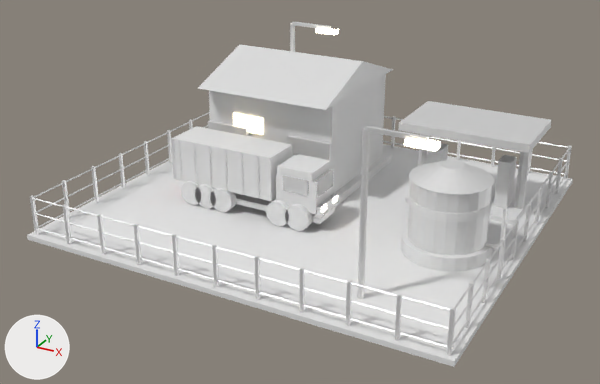
Renders of the FBX model Assets/Art/KayseriIsland/Models/Gold/Phase1/Fleet_P1.fbx from each side of a commit.
Both versions are drawn from a camera (50 mm lens) standing at (-5.1, -64.4, 30.2) and looking at (-27.5, -23.8, 9.8). Lighting does not change. The marker at lower left points along +X, +Y and +Z. The first picture is the older version. Where no turn or scale is listed for an object, it has been applied to the vertices. Vertices at exactly the same position are counted once.

Objects in the first picture: 'Fleet.Doors', 'Fleet.Fence', 'Fleet.FuelIsland', 'Fleet.FuelTank', 'Fleet.Garage', 'Fleet.Lamp0', 'Fleet.Lamp1', 'Fleet.Parked0', 'Fleet.Yard'.
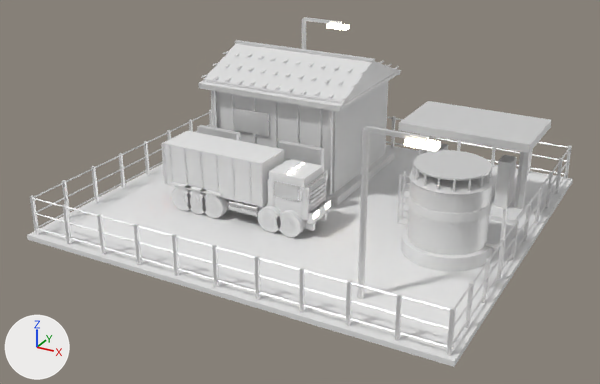
Patch to the scene script:
```diff
--- a/Assets/Art/KayseriIsland/Models/Gold/Phase1/Fleet_P1.fbx.py
+++ b/Assets/Art/KayseriIsland/Models/Gold/Phase1/Fleet_P1.fbx.py
@@ me_fleet_trucksrc_001 @@
-me_fleet_trucksrc_001.from_pydata(...)  # 408 vertices, 696 faces; spans x -5.45..4.95, y -1.46..1.46, z 0.0..4.18
+me_fleet_trucksrc_001.from_pydata(...)  # 1180 vertices, 2028 faces; spans x -5.45..4.95, y -1.71..1.71, z 0.0..4.18
+# me_fleet_trucksrc_001 part 6: a new loose piece, a box spanning x -4.79..4.79, y -0.85..-0.59, z 0.49..0.96, in mat_steel_dk (white #e7e7e7)
+# me_fleet_trucksrc_001 part 7: a new loose piece, a 12-sided cylinder along y spanning x 3.0..3.99, y -1.48..-0.88, z 0.3..1.29, in mat_steel_dk (white #e7e7e7)
+# me_fleet_trucksrc_001 part 8: a new loose piece, a 12-sided cylinder along y spanning x 1.71..2.7, y -1.48..-0.88, z 0.3..1.29, in mat_steel_dk (white #e7e7e7)
+# me_fleet_trucksrc_001 part 9: a new loose piece, a 12-sided cylinder along y spanning x -2.32..-1.33, y -1.48..-0.88, z 0.3..1.29, in mat_steel_dk (white #e7e7e7)
+# me_fleet_trucksrc_001 part 10: a new loose piece, a 12-sided cylinder along y spanning x -3.46..-2.47, y -1.48..-0.88, z 0.3..1.29, in mat_steel_dk (white #e7e7e7)
+# me_fleet_trucksrc_001 part 11: a new loose piece, a 12-sided cylinder along y spanning x -4.52..-3.53, y -1.48..-0.88, z 0.3..1.29, in mat_steel_dk (white #e7e7e7)
+# me_fleet_trucksrc_001 part 12: a new loose piece, a box spanning x -2.55..-1.1, y -1.56..-0.8, z 1.61..1.73, in mat_white (white #e7e7e7)
+# me_fleet_trucksrc_001 part 13: 51 vertices moved from x -4.72..3.89, y -1.46..1.46, z 0.11..1.49 to x -4.81..3.84, y -1.46..1.46, z 0.08..1.52; 157 vertices removed from x -4.83..4.79, y -1.46..1.46, z 0.11..1.49; 409 vertices added at x -4.81..4.7, y -1.71..1.71, z 0.08..3.82
+# other edits to the shape of me_fleet_trucksrc_001 do not show in these pictures
 me_fleet_trucksrc_001.materials.append(mat_steel_dk)
@@ me_fleet_trucksrc_001 @@
 me_fleet_trucksrc_001.materials.append(mat_taillight)
+me_fleet_trucksrc_001.materials.append(mat_steel_lt)  # white #e7e7e7
@@ me_fleet_garage_001 @@
-me_fleet_garage_001.from_pydata(...)  # 54 vertices, 80 faces; spans x -5.0..5.0, y -5.1..5.1, z 0.0..8.26
+me_fleet_garage_001.from_pydata(...)  # 990 vertices, 1484 faces; spans x -5.17..5.17, y -4.67..4.67, z 0.0..8.36
+# me_fleet_garage_001 part 1: the loose piece of 6 vertices spanning x -4.6..4.6, y -5.1..5.1, z 6.5..8.26 is scaled about its middle by (1.11, 0.902, 1)
+# me_fleet_garage_001 part 2: 704 vertices added at x -5.17..5.17, y -4.67..4.67, z 0.5..8.36
+# other edits to the shape of me_fleet_garage_001 do not show in these pictures
 me_fleet_garage_001.materials.append(mat_concrete_dk)
@@ me_fleet_garage_001 @@
 me_fleet_garage_001.materials.append(mat_winlight)
+me_fleet_garage_001.materials.append(mat_steel)  # white #e7e7e7
@@ me_fleet_fueltank_001 @@
-me_fleet_fueltank_001.from_pydata(...)  # 224 vertices, 420 faces; spans x -2.53..3.22, y -2.53..2.53, z 0.0..5.15
+me_fleet_fueltank_001.from_pydata(...)  # 528 vertices, 916 faces; spans x -2.87..3.22, y -2.53..2.53, z 0.0..5.18
+# me_fleet_fueltank_001 part 3: a new loose piece, a 24-sided cylinder along z spanning x -2.09..2.09, y -2.09..2.09, z 5.095..5.185, in mat_steel_dk (white #e7e7e7)
+# me_fleet_fueltank_001 part 4: a new loose piece, a box spanning x -2.865..-2.775, y 0.255..0.345, z 1.1..4.1, in mat_steel_dk (white #e7e7e7)
+# me_fleet_fueltank_001 part 5: a new loose piece, a box spanning x -2.865..-2.775, y -0.345..-0.255, z 1.1..4.1, in mat_steel_dk (white #e7e7e7)
+# other edits to the shape of me_fleet_fueltank_001 do not show in these pictures
 me_fleet_fueltank_001.materials.append(mat_concrete_dk)
@@ ob_fleet_parked0 @@
 ob_fleet_parked0 = bpy.data.objects.new('Fleet.Parked0', me_fleet_trucksrc_001)
-ob_fleet_parked0.location = (-30.0, -24.5, 8.39)
+ob_fleet_parked0.location = (-30.0, -25.46, 8.39)
@@ ob_fleet_garage @@
 ob_fleet_garage = bpy.data.objects.new('Fleet.Garage', me_fleet_garage_001)
-ob_fleet_garage.location = (-31.0, -17.5, 8.39)
+ob_fleet_garage.location = (-31.0, -17.08, 8.39)
@@ ob_fleet_doors @@
 ob_fleet_doors = bpy.data.objects.new('Fleet.Doors', me_fleet_doors_001)
-ob_fleet_doors.location = (0.0, 0.0, 8.09)
+ob_fleet_doors.location = (0.0, -1.15, 8.09)
@@ ob_fleet_lamp0 @@
 ob_fleet_lamp0 = bpy.data.objects.new('Fleet.Lamp0', me_fleet_lamp0_001)
-ob_fleet_lamp0.location = (-34.0, -13.0, 8.39)
+ob_fleet_lamp0.location = (-34.0, -11.31, 8.39)
```

Where the change shows, as pixel boxes [x1, y1, x2, y2] in the pictures (600 x 384 px; the box of a moved part takes in the faces that stretch with it):
'Fleet.Garage', reshaped, moved: before [198, 45, 393, 207]; after [198, 40, 401, 205]
'Fleet.Parked0', reshaped, moved: before [171, 126, 338, 231]; after [161, 131, 331, 237]
'Fleet.FuelTank', reshaped (9% taller): before [401, 160, 508, 272]; after [397, 150, 508, 272]
'Fleet.Doors', moved: before [208, 120, 333, 169]; after [197, 125, 324, 173]
'Fleet.Lamp0', moved: before [290, 22, 339, 52]; after [302, 17, 349, 49]
part 1 of me_fleet_garage_001, moved or reshaped: before [198, 45, 393, 110]; after [200, 44, 399, 106]
part 2 of me_fleet_garage_001, added: after [198, 40, 401, 195]
part 3 of me_fleet_fueltank_001, added: after [413, 150, 492, 181]
part 4 of me_fleet_fueltank_001, added: after [401, 171, 406, 220]
part 5 of me_fleet_fueltank_001, added: after [397, 174, 402, 224]
part 6 of me_fleet_trucksrc_001, added: after [227, 201, 315, 230]
part 7 of me_fleet_trucksrc_001, added: after [281, 217, 296, 233]
part 8 of me_fleet_trucksrc_001, added: after [262, 213, 276, 228]
part 9 of me_fleet_trucksrc_001, added: after [205, 199, 218, 214]
part 10 of me_fleet_trucksrc_001, added: after [190, 195, 203, 210]
part 11 of me_fleet_trucksrc_001, added: after [175, 192, 189, 207]
part 12 of me_fleet_trucksrc_001, added: after [200, 189, 223, 197]
part 13 of me_fleet_trucksrc_001, built on: before [181, 181, 335, 231]; after [171, 162, 328, 237]
